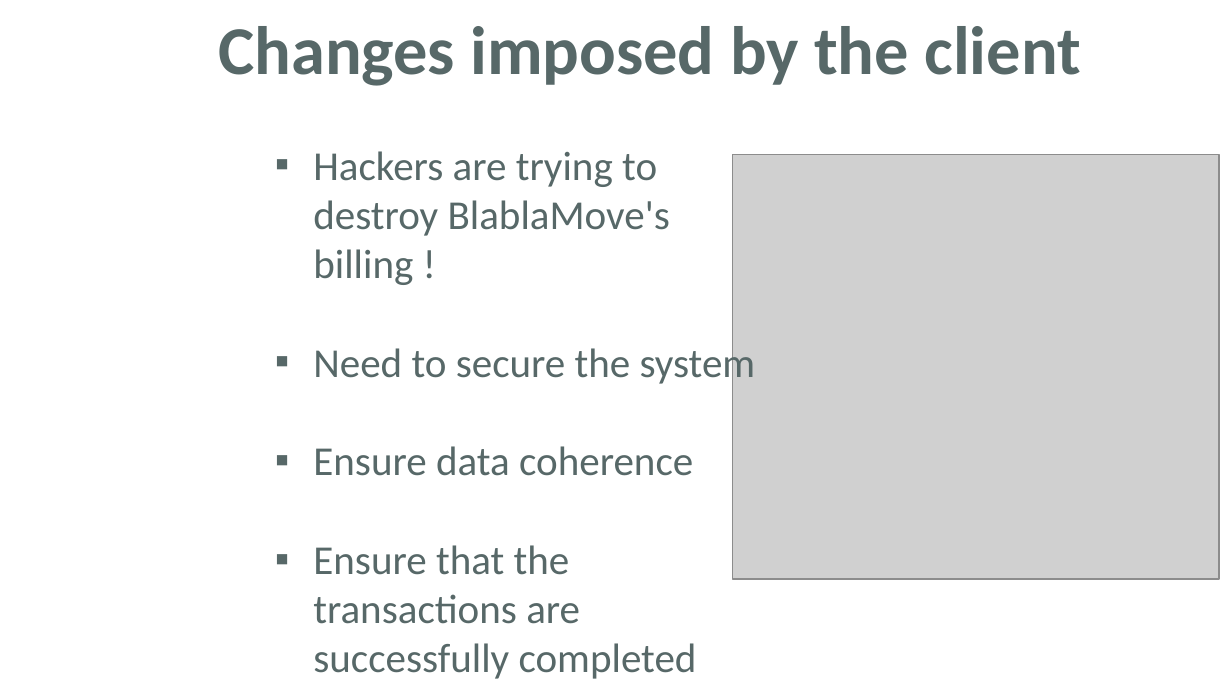
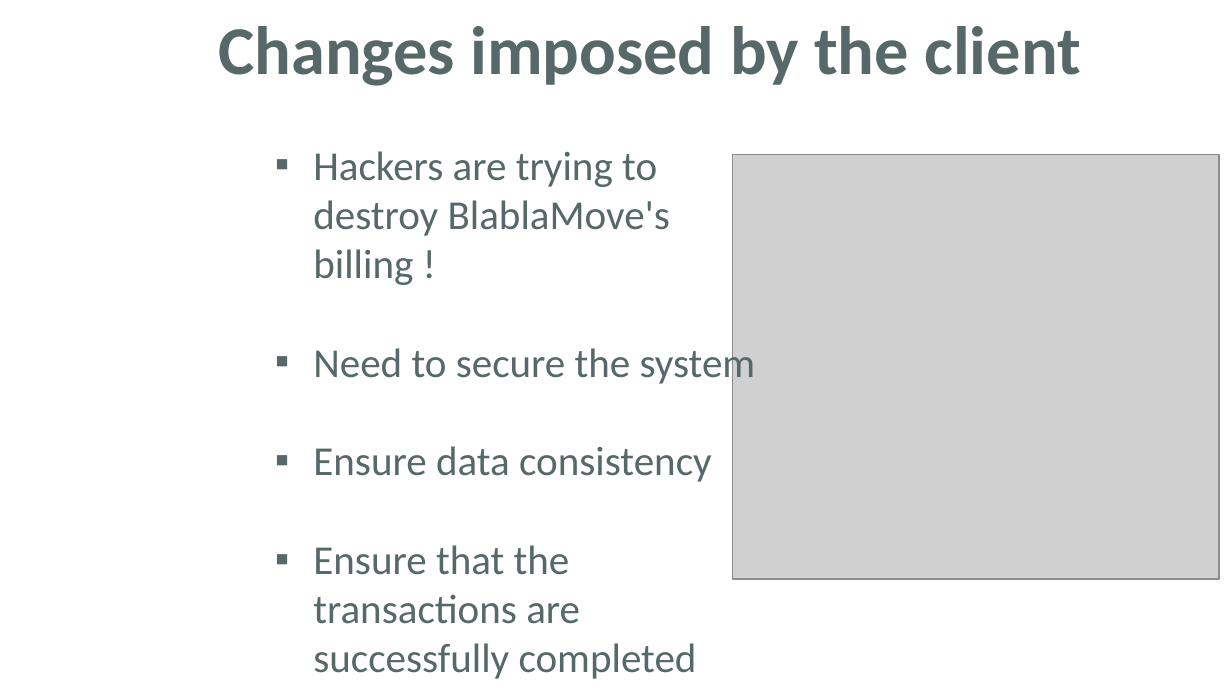
Before and after one commit to AmandineBenza/BlablaMove, a slide deck: slide 3 of src/main/resources/Presentations/BlablaMove_OralDefense.pptx. Drawn at 1232x693 pixels with LibreOffice and Linux fonts; fonts in the diff are those of the drawing; grey boxes stand for pictures; background and template pictures are left out. Boxes give left, top, right and bottom in pixels: in the first picture for what was removed or moved away, otherwise in the second. Text is boxed around its words. In the diff, an @@ line names an element or a change of style, - is before the commit and + after.

```diff
--- a/src/main/resources/Presentations/BlablaMove_OralDefense.pptx
+++ b/src/main/resources/Presentations/BlablaMove_OralDefense.pptx
@@ text at (313, 446, 712, 482): text changed @@
-▪ Ensure data coherence
+▪ Ensure data consistency
```
Also in this commit, not shown: 2 other slides changed.
